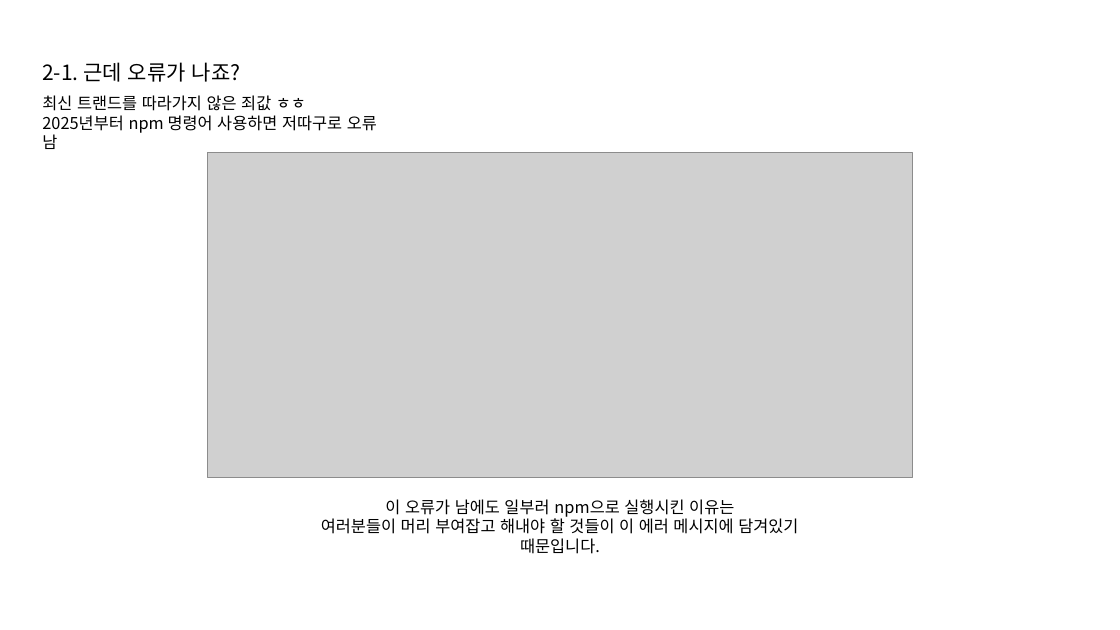
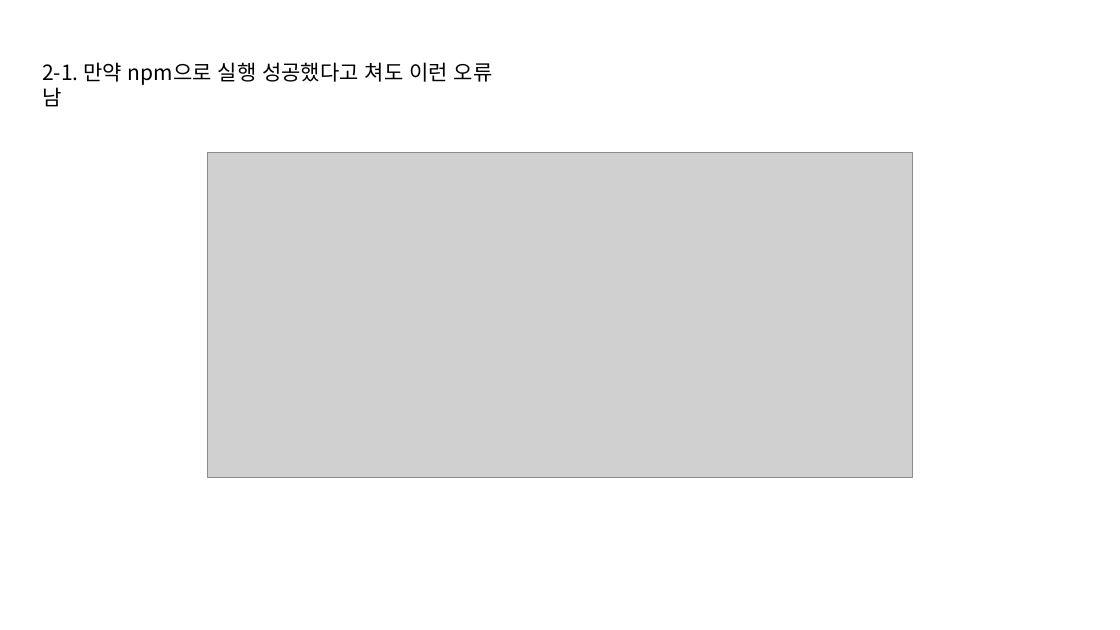
Before and after one commit to DSIS-study/React-Study, a slide deck: slide 4 of [DSIS] 02-React 시작하기.pptx. Drawn at 1120x630 pixels with LibreOffice and Linux fonts; fonts in the diff are those of the drawing; grey boxes stand for pictures. Boxes give left, top, right and bottom in pixels: in the first picture for what was removed or moved away, otherwise in the second. Text is boxed around its words. In the diff, an @@ line names an element or a change of style, - is before the commit and + after.

```diff
--- a/[DSIS] 02-React 시작하기.pptx
+++ b/[DSIS] 02-React 시작하기.pptx
@@ text at [42, 62, 493, 85]: text changed @@
-2-1. 근데 오류가 나죠?
+2-1. 만약 npm으로 실행 성공했다고 쳐도 이런 오류 남
@@ text removed at [42, 95, 377, 149] @@
-최신 트랜드를 따라가지 않은 죄값 ㅎㅎ
-2025년부터 npm 명령어 사용하면 저따구로 오류 남
@@ text removed at [321, 499, 798, 554] @@
-이 오류가 남에도 일부러 npm으로 실행시킨 이유는
-여러분들이 머리 부여잡고 해내야 할 것들이 이 에러 메시지에 담겨있기 때문입니다.
```
Also in this commit, not shown: 5 other slides changed, 20 other files.
